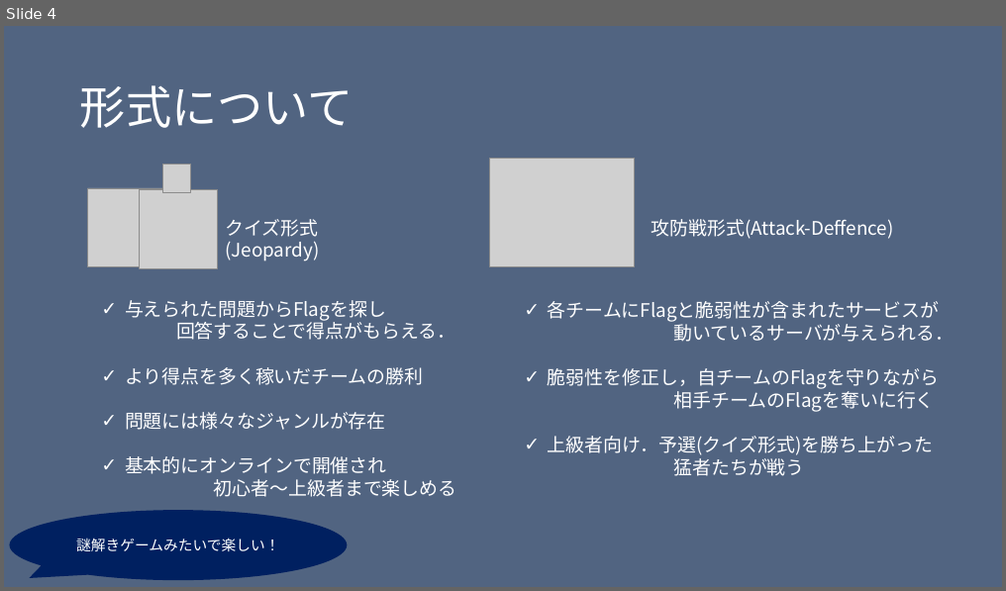
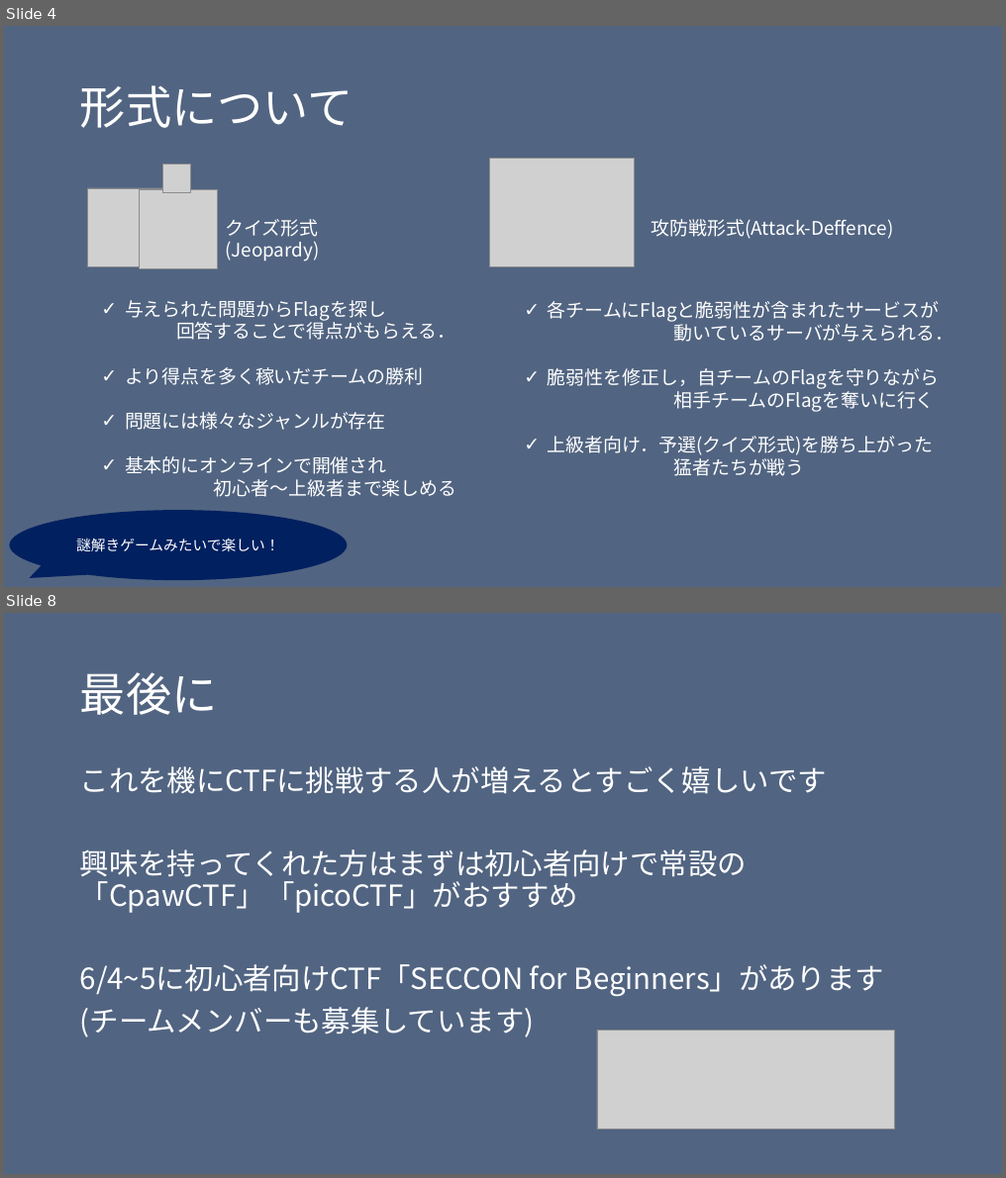
Before and after one commit to H0ndh11/CTF, a slide deck: ゼミ発表資料/ctf発表スライド.pptx. Shown one above the other, each under a label of ours: slide 4 before the commit, slides 4 and 8 after it; the slides between them are not shown. The pictures are 1006x591 and 1006x1178 pixels, drawn with LibreOffice and Linux fonts; fonts in the diff are those of the drawing; grey boxes stand for pictures. Boxes give left, top, right and bottom in pixels: in the first picture for what was removed or moved away, otherwise in the second. Text is boxed around its words. In the diff, an @@ line names an element or a change of style, - is before the commit and + after.

```diff
--- a/ゼミ発表資料/ctf発表スライド.pptx
+++ b/ゼミ発表資料/ctf発表スライド.pptx
@@ slide 8 added at (4, 613, 1002, 1174), background #526582 @@
@@ title added at (80, 672, 218, 715), 44 pt, text #FFFFFF @@
+最後に
@@ text added at (80, 766, 884, 1038), 28 pt, text #FFFFFF @@
+これを機にCTFに挑戦する人が増えるとすごく嬉しいです
+興味を持ってくれた方はまずは初心者向けで常設の「CpawCTF」「picoCTF」がおすすめ
+6/4~5に初心者向けCTF「SECCON for Beginners」があります
+(チームメンバーも募集しています)
@@ picture added at (597, 1030, 894, 1130) @@
```
Also in this commit, not shown: 2 slides changed, 2 other slides added, 1 other file.
